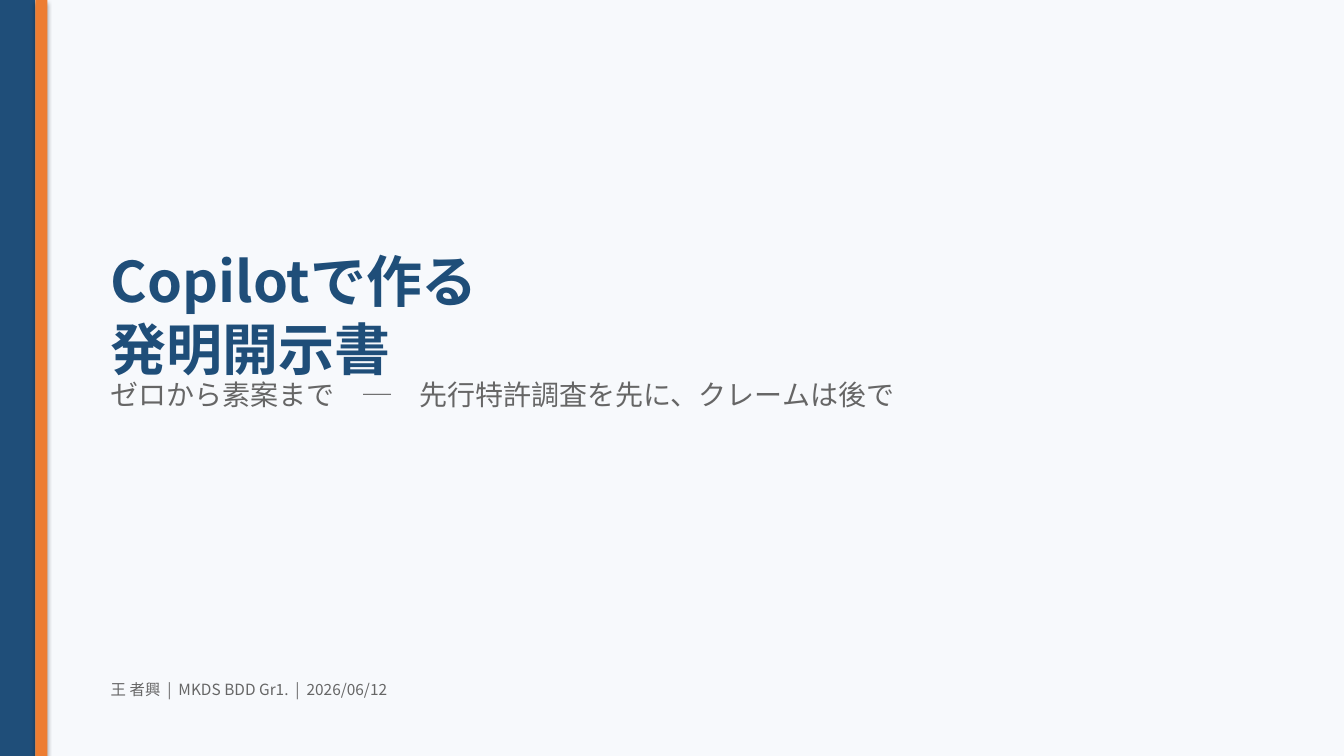
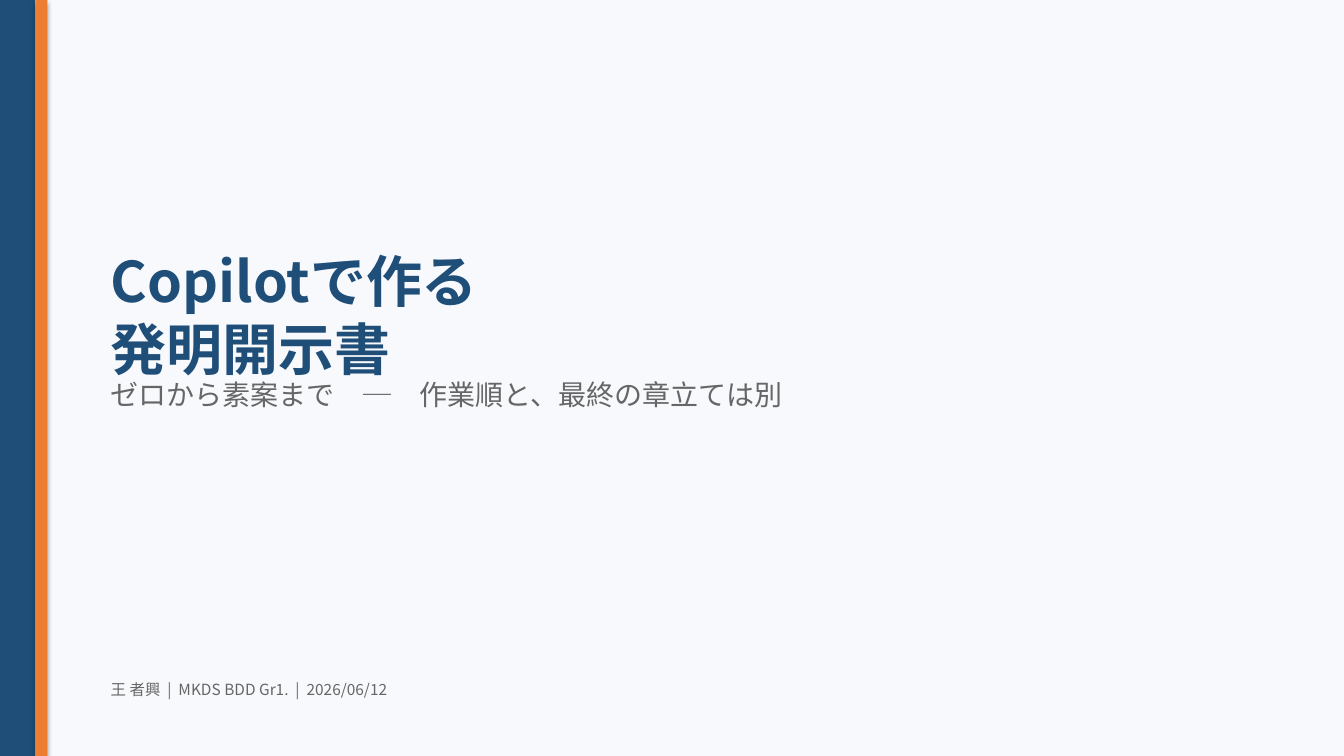
Before and after one commit to zhexingwang/ppt, a slide deck: slide 1 of decks/05_Copilot発明開示書/Copilot発明開示書_訂正反映.pptx. Drawn at 1344x756 pixels with LibreOffice and Linux fonts; fonts in the diff are those of the drawing. Boxes give left, top, right and bottom in pixels: in the first picture for what was removed or moved away, otherwise in the second. Text is boxed around its words. In the diff, an @@ line names an element or a change of style, - is before the commit and + after.

```diff
--- a/decks/05_Copilot発明開示書/Copilot発明開示書_訂正反映.pptx
+++ b/decks/05_Copilot発明開示書/Copilot発明開示書_訂正反映.pptx
@@ text at bbox=[111, 381, 782, 407]: text changed @@
-ゼロから素案まで ─ 先行特許調査を先に、クレームは後で
+ゼロから素案まで ─ 作業順と、最終の章立ては別
```
Also in this commit, not shown: 11 other slides changed, 14 slides added, 1 slide removed, 28 other files.
